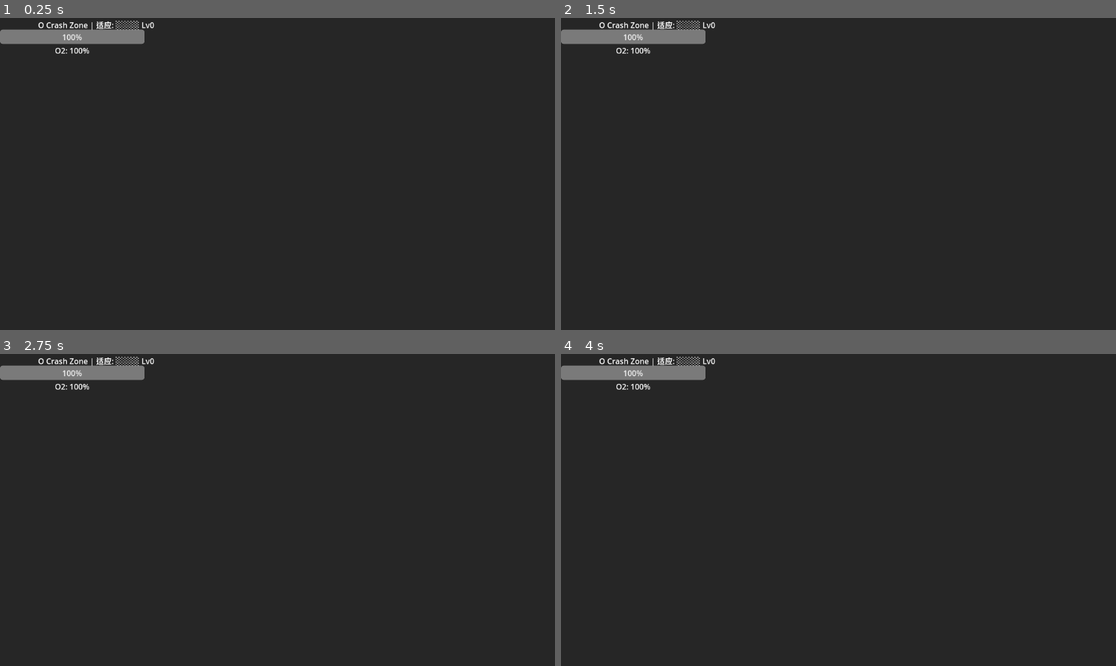
Above: before the commit, frames 1-4 (two rows, left to right).
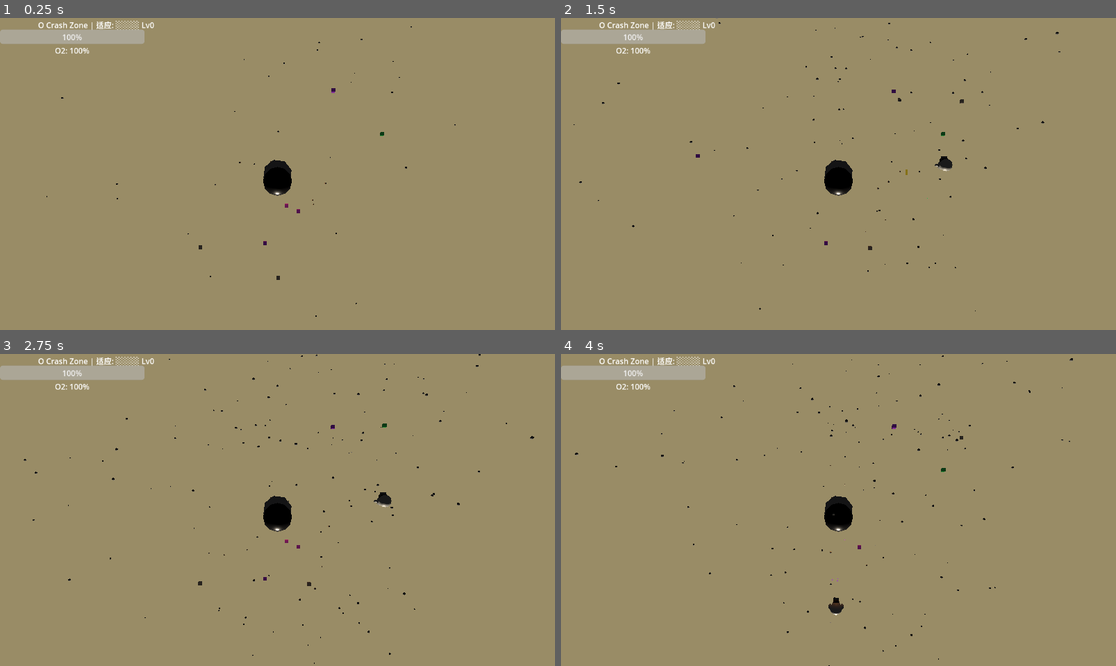
Above: after the commit, the same moments.

Repository: qnctx/star-abyss-game
Game: Godot game, scene res://scenes/main.tscn
Same seed, same stepped clock (60 frames per second), same inputs: the game is played once before the commit and once after it.
Inputs (mouse positions are in pixels of both pictures, inside the frame that each line leads up to):
- Up to frame 1 (0.25 s): no input
- Up to frame 2 (1.5 s): tap Enter at 0.5 s; move the mouse to (960, 158) at 0.52 s; hold D (move_right) 0.53-1.28 s; hold E (interact) 0.53-1.28 s; move the mouse to (727, 189) at 1.27 s; hold S (move_back) from 1.28 s (still down); click (727, 189) at 1.35 s
- Up to frame 3 (2.75 s): move the mouse to (333, 441) at 2.02 s; release S (move_back) at 2.03 s; hold D (move_right) from 2.03 s (still down); hold Shift (sprint) from 2.03 s (still down)
- Up to frame 4 (4 s): move the mouse to (810, 572) at 2.77 s; release D (move_right) at 2.78 s; release Shift (sprint) at 2.78 s; hold W (move_forward) 2.78-3.53 s; tap T (teleport) at 2.85 s; move the mouse to (1005, 556) at 3.52 s; hold A (move_left) from 3.53 s (still down); hold E (interact) from 3.53 s (still down)

The runs differ from the first frame. In frame 1, 100% of the frame differs, in the area x 0-100%, y 0-100%; in frame 2, 100%; in frame 3, 100%; in frame 4, 100%.

Commit message:
fix: camera was stuck in orthogonal mode due to size=30.0 persisting after projection=1 removal
Root cause: commit ed9a8d8 removed 'projection=1' to switch from orthogonal to
perspective mode, but 'size=30.0' was kept. In Godot 4, when 'size' is set,
the camera uses orthogonal projection regardless of other settings - the
'fov' property is ignored in orthogonal mode.

Also, the camera transform had floating-point ~0 values that resulted in
camera looking along world -Z instead of world -Y (down), making terrain
invisible.

Fix:
- Set 'projection=0' explicitly (PERSPECTIVE mode)
- Remove 'size=30.0' (orthographic property, not needed for perspective)
- Fix transform to properly look down: rotation.x=-90° via Transform3D basis
  that correctly maps camera's -Z to world -Y direction

Terrain (y≈0-3) and player (y≈1) should now be visible with proper
perspective from camera at y=20 looking down.

Diff:
--- a/src/scenes/main.tscn
+++ b/src/scenes/main.tscn
@@ -32,10 +32,10 @@
 environment = SubResource("Environment_main")
 
 [node name="Camera3D" type="Camera3D" parent="."]
-transform = Transform3D(1, 0, 0, 0, -4.37114e-08, -1, 0, 1, -4.37114e-08, 0, 20, 0)
+transform = Transform3D(1, 0, 0, 0, 0, 1, 0, -1, 0, 0, 20, 0)
 current = true
 fov = 50.0
-size = 30.0
+projection = 0
 
 [node name="Player" type="CharacterBody3D" parent="." groups=["player"]]
 transform = Transform3D(1, 0, 0, 0, 1, 0, 0, 0, 1, 0, 1, 0)
